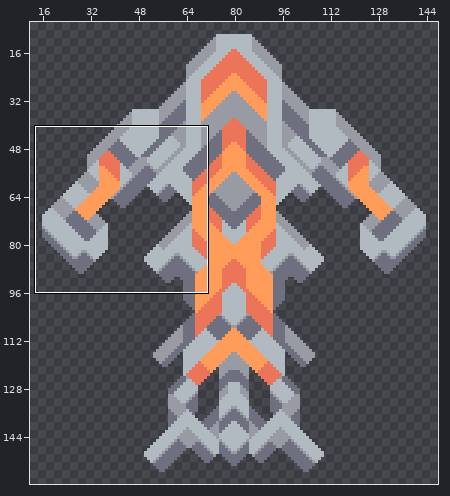
Two states of a sprite sheet, sprites/units/anthophila.png. The first picture is a wide view before the edit; the outline marks the close-up.
Close-up. Before the commit:
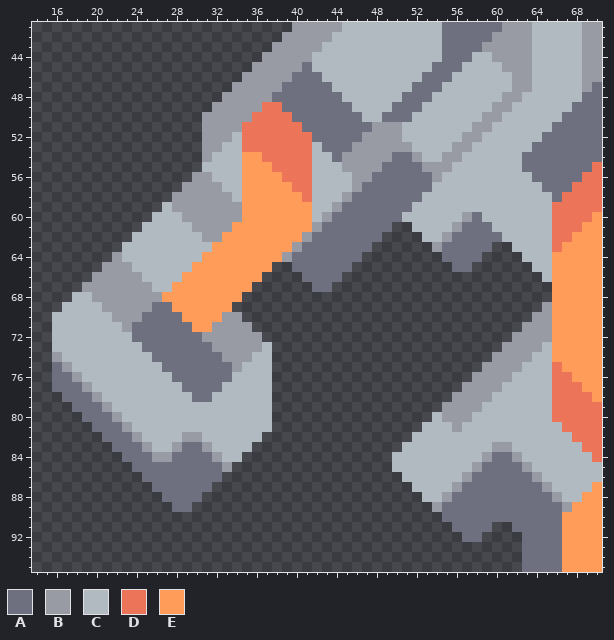
The file is 160x160 pixels. Shown: x 14..70, y 41..95. The wide view leaves out empty margins. The commit also changed other parts of the picture, which this record leaves out.
Palette (. is transparent): A #6e7080  B #989aa4  C #b0bac0  D #ec7458  E #ff9c5a
Pixels before (only the part around the change), first column x 14:
41 ..........................BBBBBCCCCCCCCCCAAAAAABBBCCCCCBB
42 .........................BBBBBCCCCCCCCCCCAAAAABBBBCCCCCBB
43 ........................BBBBBCCCCCCCCCCCCAAAABBBBBCCCCCBB
44 .......................BBBBBCCCCCCCCCCCCCAAACCBBBBCCCCCBB
45 ......................BBBBBACCCCCCCCCCCCAAACCCCBBBCCCCCBB
46 .....................BBBBBAAACCCCCCCCCCAAACCCCCCBBCCCCCBB
47 ....................BBBBBAAAAACCCCCCCCAAACCCCCCCBBCCCCCBA
48 ...................BBBBBAAAAAAACCCCCCAAACCCCCCCBBCCCCCCAA
49 ..................BBBBBDDAAAAAAACCCCAAACCCCCCCBBCCCCCCAAA
50 .................BBBBBDDDDAAAAAAACCAAACCCCCCCBBCCCCCCAAAA
51 .................BBBBDDDDDDAAAAAAABBBCCCCCCCBBCCCCCCAAAAA
52 .................BBBCDDDDDDDAAAAABBBBCCCCCCBBCCCCCCAAAAAA
53 .................BBCCDDDDDDDCAAABBBBBBCCCCBBCCCCCCAAAAAAA
54 .................BCCCEEDDDDDCCABBBBBAABCCBBCCCCCCAAAAAAAA
55 .................CCCCEEEDDDDCCCBBBBAAAABBBCCCCCCCAAAAAAAD
56 ................BBCCCEEEEDDDCCCCBBAAAAAABCCCCCCCCCAAAAADD
57 ...............BBBBCCEEEEEDDCCCCBAAAAAAACCCCCCCCCCCAAADDD
58 ..............BBBBBBCEEEEEEDCCCBAAAAAAACCCCCCCCCCCCCADDDD
59 .............CBBBBBBBEEEEEEECCBAAAAAAACCCCCCCCCCCCCCDDDDD
60 ............CCCBBBBBBEEEEEEECBAAAAAAACCCCCCBACCCCCCCDDDDE
61 ...........CCCCCBBBBEEEEEEEEBAAAAAAA..CCCCBAAACCCCCCDDDEE
62 ..........CCCCCCCBBEEEEEEEEBAAAAAAA....CCBAAAAACCCCCDDEEE
63 .........CCCCCCCCCEEEEEEEEBAAAAAAA......BAAAAA..CCCCDEEEE
64 ........BCCCCCCCCEEEEEEEEBAAAAAAA........AAAA....CCCEEEEE
65 .......BBBCCCCCCEEEEEEEE..AAAAAA..........AA......CCEEEEE
66 ......BBBBBCCCCEEEEEEEE....AAAA....................CEEEEE
67 .....BBBBBBBCCEEEEEEEE......AA......................EEEEE
68 ....CCBBBBBBBEEEEEEEE...............................EEEEE
69 ...CCCCBBBBBAAEEEEEE...............................BEEEEE
70 ..CCCCCCBBBAAAAEEEEBB.............................BBEEEEE
71 ..CCCCCCCBAAAAAAEEBBBB...........................BBBEEEEE
72 ..CCCCCCCCAAAAAAABBBBBB.........................BBBBEEEEE
73 ..CCCCCCCCCAAAAAAABBBBBC.......................BBBBCEEEEE
74 ..BCCCCCCCCCAAAAAAABBBCC......................BBBBCCEEEEE
75 ..ABCCCCCCCCCAAAAAAABCCC.....................BBBBCCCDEEEE
76 ..AABCCCCCCCCCAAAAAACCCC....................BBBBCCCCDDEEE
77 ..AAABCCCCCCCCCAAAACCCCC...................BBBBCCCCCDDDEE
78 ...AAABCCCCCCCCCAACCCCCC..................BBBBCCCCCCDDDDE
79 ....AAABCCCCCCCCCCCCCCCC.................BBBBCCCCCCCDDDDD
80 .....AAABCCCCCCCCCCCCCCC................CBBBCCCCCCCCDDDDD
81 ......AAABCCCCCCCCCCCCCC...............CCCBCCCCCCCCCCDDDD
82 .......AAABCCCCBBCCCCCC...............CCCCCCCCCCCCCCCCDDD
83 ........AAABCCBAABCCCC...............CCCCCCCCCBBCCCCCCCDD
84 .........AAABBAAAABCC...............CCCCCCCCCBAABCCCCCCCD
85 ..........AAAAAAAAAB................CCCCCCCCBAAAABCCCCCCC
86 ...........AAAAAAAA..................CCCCCCBAAAAAABCCCCCC
87 ............AAAAAA....................CCCCBAAAAAAAABCCCCE
88 .............AAAA......................CCBAAAAAAAAAABCCEE
89 ..............AA........................BAAAAAAAAAAAABEEE
90 .........................................AAAAAAAAAAAAEEEE
91 ..........................................AAAA..AAAAAEEEE
92 ...........................................AA....AAAAEEEE
93 .................................................AAAAEEEE
94 .................................................AAAAEEEE
95 .................................................AAAAEEEE
The result:
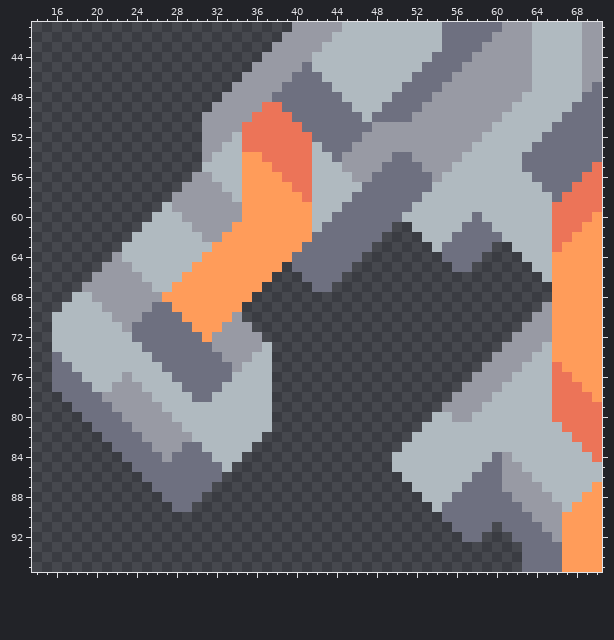
Edits made:
{"y":44,"x":54,"old":"C","new":"A"}
{"y":44,"x":58,"old":"CC","new":"BB"}
{"y":45,"x":53,"old":"C","new":"A"}
{"y":45,"x":57,"old":"CCCC","new":"BBBB"}
{"y":46,"x":52,"old":"C","new":"A"}
{"y":46,"x":56,"old":"CCCCCC","new":"BBBBBB"}
{"y":47,"x":51,"old":"C","new":"A"}
{"y":47,"x":55,"old":"CCCCCCC","new":"BBBBBBB"}
{"y":48,"x":50,"old":"C","new":"A"}
{"y":48,"x":54,"old":"CCCCCCC","new":"BBBBBBB"}
{"y":49,"x":49,"old":"C","new":"A"}
{"y":49,"x":53,"old":"CCCCCCC","new":"BBBBBBB"}
{"y":50,"x":48,"old":"C","new":"A"}
{"y":50,"x":52,"old":"CCCCCCC","new":"BBBBBBB"}
{"y":51,"x":51,"old":"CCCCCCC","new":"BBBBBBB"}
{"y":52,"x":51,"old":"CCCCCC","new":"BBBBBB"}
{"y":53,"x":52,"old":"CCCC","new":"BBBB"}
{"y":54,"x":53,"old":"CC","new":"BB"}
{"y":57,"x":46,"old":"B","new":"C"}
{"y":58,"x":45,"old":"B","new":"C"}
{"y":59,"x":44,"old":"B","new":"C"}
{"y":60,"x":43,"old":"B","new":"C"}
{"y":60,"x":57,"old":"B","new":"C"}
{"y":61,"x":42,"old":"B","new":"C"}
{"y":61,"x":56,"old":"B","new":"C"}
{"y":62,"x":41,"old":"B","new":"E"}
{"y":62,"x":55,"old":"B","new":"C"}
{"y":63,"x":40,"old":"B","new":"E"}
{"y":63,"x":54,"old":"B","new":"C"}
{"y":64,"x":39,"old":"B","new":"E"}
{"y":65,"x":38,"old":".","new":"E"}
{"y":66,"x":37,"old":".","new":"E"}
{"y":67,"x":36,"old":".","new":"E"}
{"y":68,"x":35,"old":".","new":"E"}
{"y":69,"x":34,"old":".","new":"E"}
{"y":70,"x":33,"old":"B","new":"E"}
{"y":71,"x":32,"old":"B","new":"E"}
{"y":72,"x":31,"old":"B","new":"E"}
{"y":74,"x":16,"old":"B","new":"A"}
{"y":75,"x":17,"old":"B","new":"A"}
{"y":76,"x":18,"old":"B","new":"A"}
{"y":76,"x":23,"old":"C","new":"B"}
{"y":77,"x":19,"old":"B","new":"A"}
{"y":77,"x":22,"old":"CCC","new":"BBB"}
{"y":78,"x":20,"old":"BCCCCC","new":"ABBBBB"}
{"y":79,"x":21,"old":"BCCCCC","new":"ABBBBB"}
{"y":80,"x":22,"old":"BCCCCC","new":"ABBBBB"}
{"y":80,"x":55,"old":"B","new":"C"}
{"y":81,"x":23,"old":"BCCCCC","new":"ABBBBB"}
{"y":81,"x":56,"old":"B","new":"C"}
{"y":82,"x":24,"old":"BCCCC","new":"ABBBB"}
{"y":82,"x":30,"old":"B","new":"C"}
{"y":83,"x":25,"old":"BCC","new":"ABB"}
{"y":83,"x":31,"old":"B","new":"C"}
{"y":83,"x":60,"old":"BB","new":"CC"}
{"y":84,"x":26,"old":"B","new":"A"}
{"y":84,"x":32,"old":"B","new":"C"}
{"y":84,"x":59,"old":"B","new":"C"}
{"y":84,"x":61,"old":"AB","new":"BC"}
{"y":85,"x":33,"old":"B","new":"C"}
{"y":85,"x":58,"old":"B","new":"C"}
{"y":85,"x":61,"old":"AAB","new":"BBC"}
{"y":86,"x":57,"old":"B","new":"C"}
{"y":86,"x":61,"old":"AAAB","new":"BBBC"}
{"y":87,"x":56,"old":"B","new":"C"}
{"y":87,"x":61,"old":"AAAAB","new":"BBBBC"}
{"y":88,"x":55,"old":"B","new":"C"}
{"y":88,"x":62,"old":"AAAAB","new":"BBBBC"}
{"y":89,"x":54,"old":"B","new":"C"}
{"y":89,"x":63,"old":"AAAAB","new":"BBBBC"}
{"y":90,"x":64,"old":"AAA","new":"BBB"}
{"y":91,"x":61,"old":".","new":"A"}
{"y":91,"x":65,"old":"AA","new":"BB"}
{"y":92,"x":62,"old":".","new":"A"}
{"y":92,"x":66,"old":"A","new":"B"}
{"label":"changed","picture_box":[372,52,512,162]}
{"label":"changed","picture_box":[202,182,362,342]}
{"label":"changed","picture_box":[432,212,472,252]}
{"label":"changed","picture_box":[52,352,232,472]}
{"label":"changed","picture_box":[432,412,572,542]}
